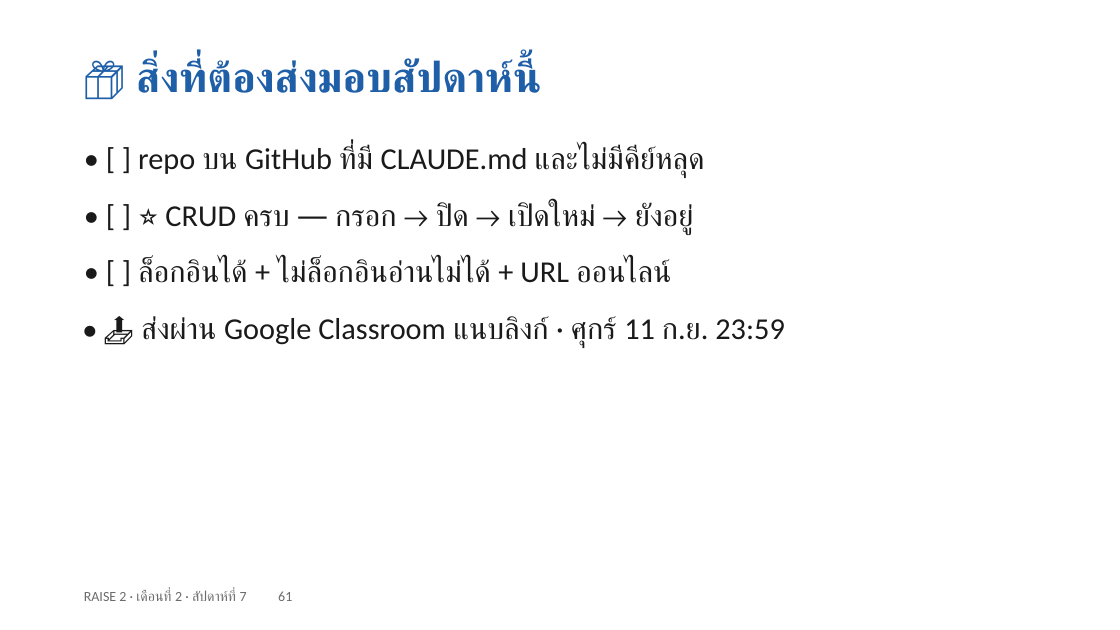
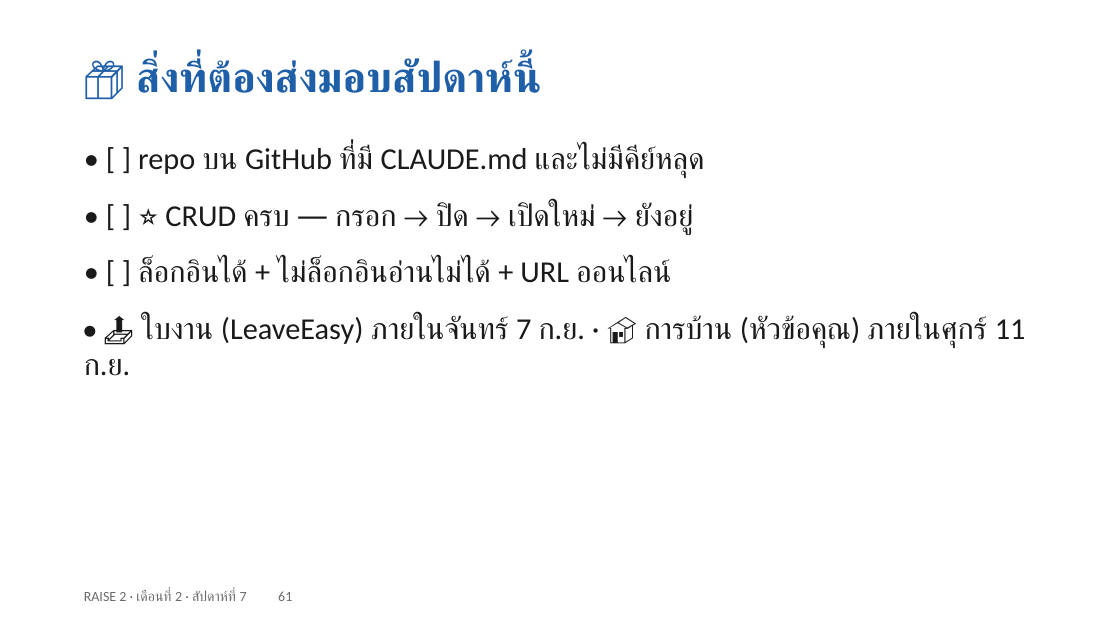
Before and after one commit to cnacha-mfu/raise2-module2, a slide deck: slide 61 of materials/week7/w7-slides.pptx. Drawn at 1120x630 pixels with LibreOffice and Linux fonts; fonts in the diff are those of the drawing. Boxes give left, top, right and bottom in pixels: in the first picture for what was removed or moved away, otherwise in the second. Text is boxed around its words. In the diff, an @@ line names an element or a change of style, - is before the commit and + after.

```diff
--- a/materials/week7/w7-slides.pptx
+++ b/materials/week7/w7-slides.pptx
@@ text at (84, 315, 1026, 376): text changed @@
-• 📤 ส่งผ่าน Google Classroom แนบลิงก์ · ศุกร์ 11 ก.ย. 23:59
+• 📤 ใบงาน (LeaveEasy) ภายในจันทร์ 7 ก.ย. · 🏠 การบ้าน (หัวข้อคุณ) ภายในศุกร์ 11 ก.ย.
```
Also in this commit, not shown: 27 other files.
